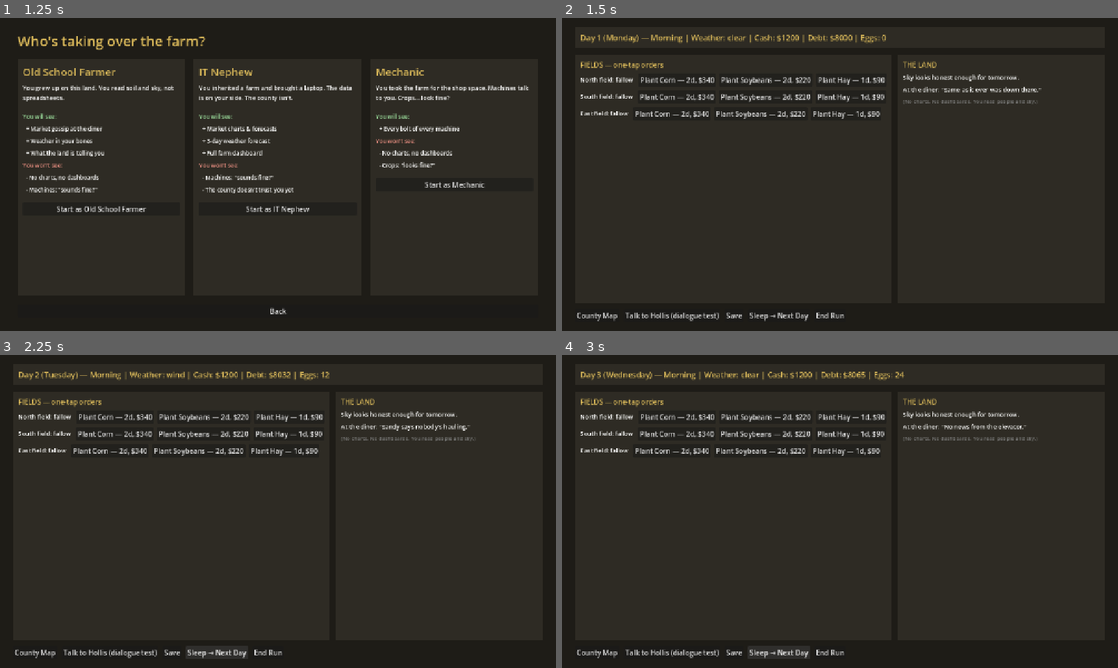
Above: before the commit, frames 1-4 (two rows, left to right).
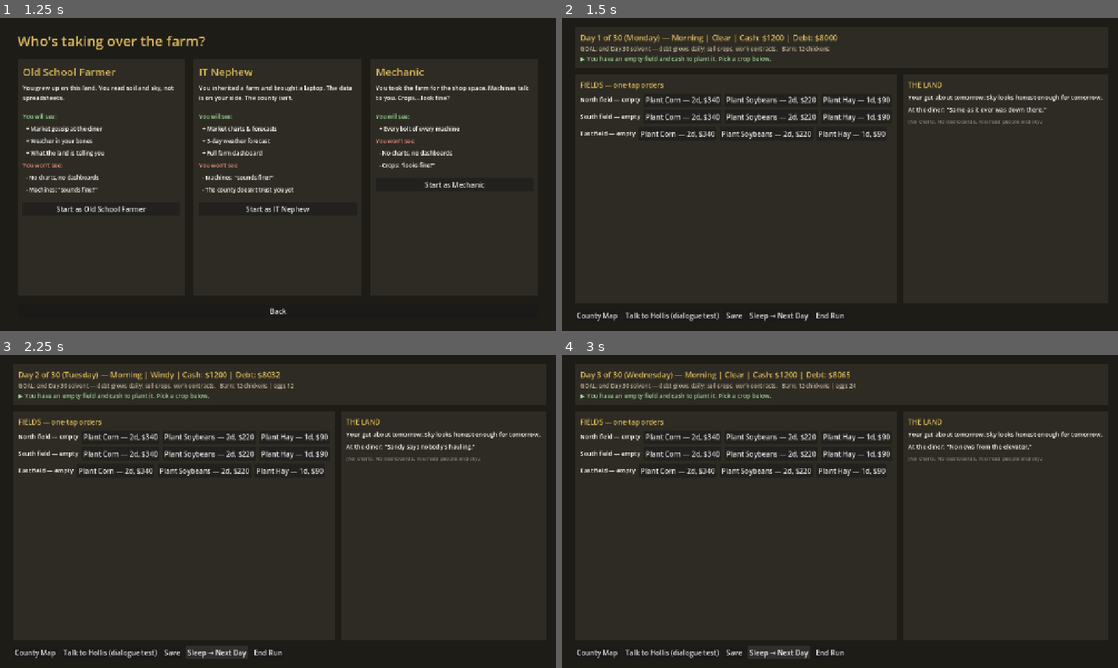
Above: after the commit, the same moments.

Repository: nastyn8dawg-blip/Dirt_Money
Game: Godot game, scene res://scenes/main.tscn
The game is run twice, just before and just after one commit, with the same random seed, the same clock (stepped at 60 frames per second) and the same inputs.
Inputs:
- Up to frame 1 (1.25 s): click "New Run" at 0.5 s
- Up to frame 2 (1.5 s): click "Start as Old School Farmer" at 1.25 s
- Up to frame 3 (2.25 s): click "Sleep → Next Day" at 2 s
- Up to frame 4 (3 s): click "Sleep → Next Day" at 2.75 s

Frame 1 is identical in both runs. In frame 2, 6.2% of the frame differs, in the area x 3-98%, y 5-39%; in frame 3, 6.3%; in frame 4, 6.3%.

Commit message:
Playtest fixes: enforce grow time, HUD goal/guidance, display names
Director playtest findings (2026-07-03):
- BUG: crops were harvestable the moment planting finished; grow_days
  was never enforced. Fields now go working -> growing (visible day
  countdown) -> ready -> harvestable. Growth ticks before order
  completion so plant day does not double as a grow day.
- HUD: removed stray eggs debug stat from the header; added GOAL line
  (Day X of 30, solvency framing), barn/inventory readout, and a
  suggestion line that tells the player what needs doing now.
- Weather shows display names (Light rain) instead of raw ids
  (rain_light); IT forecast and Old School tomorrow-cue labeled.
- CLAUDE.md law #5: the Director authors ALL player-facing prose;
  Claude ships structure with numbered [BLANK]s only.
- Smoke tests cover the grow cycle end to end.

Co-Authored-By: Claude Fable 5 <noreply@anthropic.com>

Diff:
--- a/scripts/autoload/calendar_manager.gd
+++ b/scripts/autoload/calendar_manager.gd
@@ -32,7 +32,9 @@
 
 
 func advance_day() -> void:
-	# 1. Field orders progress (weather-modified; modifier TODO with balance pass)
+	# 1. Crops in the ground grow, then field orders progress
+	# (growth first so a plant completing today doesn't also grow today)
+	GameState.tick_growth()
 	GameState.progress_field_orders()
 	# 2. Market tick
 	EconomyManager.tick()
--- a/scripts/autoload/game_state.gd
+++ b/scripts/autoload/game_state.gd
@@ -73,6 +73,10 @@
 	var crop: Dictionary = DataLoader.crops.get(crop_id, {})
 	if crop.is_empty() or not fields.has(field):
 		return false
+	if kind == "plant" and fields[field].state != "fallow":
+		return false
+	if kind == "harvest" and fields[field].state != "ready":
+		return false
 	var order_info: Dictionary = crop.get(kind + "_order", {})
 	var cost := int(order_info.get("cost", 0))
 	if cash < cost:
@@ -98,12 +102,25 @@
 	for order in done:
 		field_orders.erase(order)
 		if order.kind == "plant":
-			fields[order.field] = {"state": "growing", "crop": order.crop}
+			var planted: Dictionary = DataLoader.crops.get(order.crop, {})
+			fields[order.field] = {
+				"state": "growing", "crop": order.crop,
+				"days_to_ready": int(planted.get("grow_days", 1)),
+			}
 		elif order.kind == "harvest":
 			var crop: Dictionary = DataLoader.crops.get(order.crop, {})
 			add_inventory(order.crop, int(crop.get("base_yield_units", 0)))
 			fields[order.field] = {"state": "fallow", "crop": ""}
 		EventBus.field_order_completed.emit(order)
+
+
+func tick_growth() -> void:
+	for field_id in fields.keys():
+		var f: Dictionary = fields[field_id]
+		if f.state == "growing":
+			f.days_to_ready = int(f.get("days_to_ready", 1)) - 1
+			if f.days_to_ready <= 0:
+				f.state = "ready"
 
 
 func tick_debt() -> void:
--- a/scripts/autoload/weather_manager.gd
+++ b/scripts/autoload/weather_manager.gd
@@ -4,6 +4,10 @@
 
 const STATES := ["clear", "overcast", "rain_light", "storm", "drought", "wind", "fog"]
 const WEIGHTS := [30, 20, 18, 8, 8, 10, 6]
+const DISPLAY := {
+	"clear": "Clear", "overcast": "Overcast", "rain_light": "Light rain",
+	"storm": "Storm", "drought": "Dry heat", "wind": "Windy", "fog": "Fog",
+}
 
 var current: String = "clear"
 var _rng := RandomNumberGenerator.new()
@@ -21,6 +25,10 @@
 	_ensure_future(6)
 	current = _future.pop_front()
 	EventBus.weather_changed.emit(current)
+
+
+func display_name(state: String) -> String:
+	return DISPLAY.get(state, state)
 
 
 func forecast(days: int) -> Array[String]:
--- a/scripts/screens/farm_hud.gd
+++ b/scripts/screens/farm_hud.gd
@@ -3,6 +3,8 @@
 ## the info panel below is DIFFERENT per background, per UI_SPEC §1.
 
 var _status: Label
+var _goal: Label
+var _suggest: Label
 var _info_col: VBoxContainer
 var _fields_col: VBoxContainer
 
@@ -24,7 +26,11 @@
 	add_child(root)
 
 	var top := make_panel(root)
-	_status = make_label(top, "", 18, ACCENT)
+	var top_col := VBoxContainer.new()
+	top.add_child(top_col)
+	_status = make_label(top_col, "", 18, ACCENT)
+	_goal = make_label(top_col, "", 13, Color(0.75, 0.7, 0.6))
+	_suggest = make_label(top_col, "", 14, Color(0.6, 0.85, 0.6))
 
 	var body := HBoxContainer.new()
 	body.size_flags_vertical = Control.SIZE_EXPAND_FILL
@@ -56,13 +62,39 @@
 
 
 func _refresh() -> void:
-	var weather_txt := WeatherManager.current
-	_status.text = "Day %d (%s) — %s | Weather: %s | Cash: $%d | Debt: $%d | Eggs: %d" % [
-		CalendarManager.day, CalendarManager.weekday_name(), CalendarManager.block_name(),
-		weather_txt, GameState.cash, GameState.debt, GameState.inventory.get("eggs", 0),
+	_status.text = "Day %d of %d (%s) — %s | %s | Cash: $%d | Debt: $%d" % [
+		CalendarManager.day, CalendarManager.RUN_LENGTH_DAYS,
+		CalendarManager.weekday_name(), CalendarManager.block_name(),
+		WeatherManager.display_name(WeatherManager.current), GameState.cash, GameState.debt,
 	]
+	var inv_bits: Array[String] = []
+	for item in GameState.inventory.keys():
+		if GameState.inventory[item] > 0:
+			inv_bits.append("%s %d" % [item, GameState.inventory[item]])
+	_goal.text = "GOAL: end Day %d solvent — debt grows daily; sell crops, work contracts.   Barn: %d chickens%s" % [
+		CalendarManager.RUN_LENGTH_DAYS, GameState.chickens,
+		" | " + " · ".join(inv_bits) if not inv_bits.is_empty() else "",
+	]
+	_suggest.text = "▶ " + _suggestion()
 	_rebuild_fields()
 	_rebuild_info()
+
+
+func _suggestion() -> String:
+	for f in GameState.fields.values():
+		if f.state == "ready":
+			return "A crop is READY — order the harvest, then sell it at the Grain Elevator."
+	var cheapest := 90
+	for f in GameState.fields.values():
+		if f.state == "fallow" and GameState.cash >= cheapest:
+			return "You have an empty field and cash to plant it. Pick a crop below."
+	for item in ["corn", "soybeans", "hay"]:
+		if GameState.inventory.get(item, 0) > 0:
+			return "You're sitting on unsold %s — County Map → Grain Elevator." % item
+	for f in GameState.fields.values():
+		if f.state == "growing" or f.state == "working":
+			return "Fields are working themselves. Use the day: contracts at the Co-op, talk to neighbors, or Sleep."
+	return "Nothing urgent. Check the contract board at the Co-op, or Sleep to the next day."
 
 
 func _rebuild_fields() -> void:
@@ -74,7 +106,13 @@
 		var row := HBoxContainer.new()
 		row.add_theme_constant_override("separation", 8)
 		_fields_col.add_child(row)
-		var state_txt: String = "%s field: %s %s" % [field_id.capitalize(), f.state, f.crop]
+		var state_txt: String
+		match f.state:
+			"fallow": state_txt = "%s field — empty" % field_id.capitalize()
+			"working": state_txt = "%s field — crew working" % field_id.capitalize()
+			"growing": state_txt = "%s field — %s growing" % [field_id.capitalize(), f.crop]
+			"ready": state_txt = "%s field — %s READY" % [field_id.capitalize(), f.crop]
+			_: state_txt = "%s field — %s" % [field_id.capitalize(), f.state]
 		make_label(row, state_txt, 14)
 		if f.state == "fallow":
 			for crop_id in DataLoader.crops.keys():
@@ -85,9 +123,11 @@
 						GameState.issue_field_order(field_id, crop_id, "plant")
 						_refresh())
 		elif f.state == "growing":
+			make_label(row, "— ready in %d day(s)" % int(f.get("days_to_ready", 0)), 13, Color(0.7, 0.85, 0.6))
+		elif f.state == "ready":
 			var crop2: Dictionary = DataLoader.crops.get(f.crop, {})
 			var h: Dictionary = crop2.get("harvest_order", {})
-			make_button(row, "Harvest — %dd, $%d" % [h.get("days", 0), h.get("cost", 0)],
+			make_button(row, "HARVEST — %dd, $%d" % [h.get("days", 0), h.get("cost", 0)],
 				func():
 					GameState.issue_field_order(field_id, f.crop, "harvest")
 					_refresh())
@@ -103,13 +143,16 @@
 	match GameState.background_id:
 		"old_school":
 			make_label(_info_col, "THE LAND", 16, ACCENT)
-			make_label(_info_col, WeatherManager.intuition_cue(), 14)
+			make_label(_info_col, "Your gut about tomorrow: " + WeatherManager.intuition_cue(), 14)
 			make_label(_info_col, "At the diner: \"%s\"" % EconomyManager.gossip_line(), 14)
 			make_label(_info_col, "(No charts. No dashboards. You read people and sky.)", 12, Color(0.5, 0.5, 0.5))
 		"it_nephew":
 			make_label(_info_col, "FARM DASHBOARD v0.1", 16, ACCENT)
 			var fc: Array = WeatherManager.forecast(int(GameState.interface_flag("weather_forecast_days", 0)))
-			make_label(_info_col, "Forecast: %s" % " / ".join(fc), 14)
+			var fc_names: Array[String] = []
+			for w in fc:
+				fc_names.append(WeatherManager.display_name(w))
+			make_label(_info_col, "Forecast: %s" % " / ".join(fc_names), 14)
 			for cid in EconomyManager.prices.keys():
 				make_label(_info_col, "%s: $%.2f (%s)" % [cid, EconomyManager.prices[cid], EconomyManager.trend(cid)], 14)
 			make_label(_info_col, "(All the data. None of the trust.)", 12, Color(0.5, 0.5, 0.5))
--- a/tests/smoke_test.gd
+++ b/tests/smoke_test.gd
@@ -77,6 +77,12 @@
 	check(GameState.fields["north"].state == "working", "field goes to working")
 	CalendarManager.advance_day()
 	check(GameState.fields["north"].state == "growing", "1-day hay plant completes")
+	check(int(GameState.fields["north"].days_to_ready) == 6, "grow time starts at crop grow_days")
+	check(not GameState.issue_field_order("north", "hay", "harvest"), "cannot harvest before ready")
+	for i in range(6):
+		CalendarManager.advance_day()
+	check(GameState.fields["north"].state == "ready", "crop matures after grow_days")
+	check(GameState.issue_field_order("north", "hay", "harvest"), "harvest allowed when ready")
 
 
 func test_save_roundtrip() -> void:
Not shown, changed: CLAUDE.md
